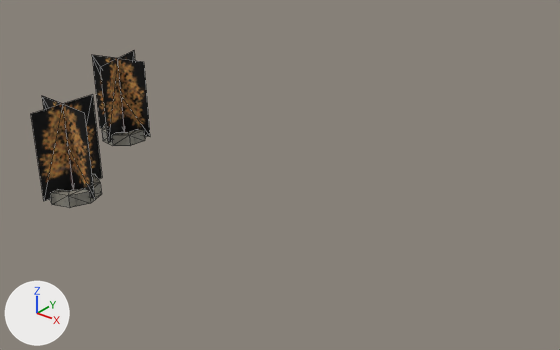
A saved change to the OBJ model examples/vehicle-playground/res/models/urban/procgen-procpain-tree-park-large-xm1zm3.obj.
The view is the same before and after, from a 50 mm lens placed at (37.1, -63.9, 28.1), pointed at (5.5, -24.4, 3.7). The lights are fixed; the arrows at lower left show +X, +Y and +Z. The picture after the commit comes second. Mesh edges are drawn as thin lines. Where no turn or scale is listed for an object, it has been applied to the vertices. Vertices at exactly the same position are counted once.

In view in the first picture: 'procgen-procpain-tree-park-large-xm1zm3'.
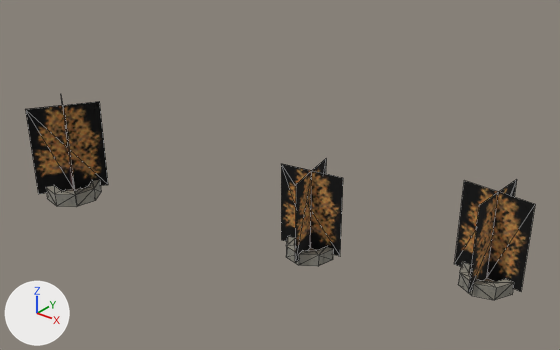
What differs and where, as boxes (x1, y1, x2, y2) in the pictures (560 x 350 px; the box of a moved part takes in the faces that stretch with it):
'procgen-procpain-tree-park-large-xm1zm3', reshaped (326% wider, 28% taller)
    before: (31, 50, 150, 208)
    after: (25, 98, 535, 300)
part 1 of me_procgen_procpain_tree_park_large_xm1zm3, moved or reshaped
    before: (92, 50, 150, 143)
    after: (281, 159, 343, 263)
part 2 of me_procgen_procpain_tree_park_large_xm1zm3, added
    after: (455, 179, 535, 293)
part 3 of me_procgen_procpain_tree_park_large_xm1zm3, moved or reshaped
    before: (49, 175, 101, 208)
    after: (286, 237, 333, 266)
part 4 of me_procgen_procpain_tree_park_large_xm1zm3, moved or reshaped
    before: (102, 124, 146, 146)
    after: (46, 180, 101, 207)
part 5 of me_procgen_procpain_tree_park_large_xm1zm3, added
    after: (458, 262, 514, 300)
part 6 of me_procgen_procpain_tree_park_large_xm1zm3, moved or reshaped
    before: (31, 95, 102, 201)
    after: (25, 98, 108, 203)

What the commit changed:
me_procgen_procpain_tree_park_large_xm1zm3 is used by ob_procgen_procpain_tree_park_large_xm1zm3; location (0.0, 0.0, 0.0).
me_procgen_procpain_tree_park_large_xm1zm3 had 84 vertices, 136 faces and spanned x -17.9..-6.8, y -34.2..-18.7, z 0.0..7.7.
me_procgen_procpain_tree_park_large_xm1zm3 now has 126 vertices, 204 faces and spans x -11.8..23.6, y -33.8..-20.5, z 0.0..7.5.
me_procgen_procpain_tree_park_large_xm1zm3 part 1: the loose piece of 10 vertices spanning x -17.9..-12.7, y -23.9..-18.7, z 0.5..7.6 is turned -5.9 degrees about the z axis through its middle and scaled by 0.833, then moved by (25.4, -5.6, -0.7).
me_procgen_procpain_tree_park_large_xm1zm3 part 2: the loose piece of 10 vertices spanning x -17.9..-12.7, y -23.9..-18.7, z 0.5..7.6 is copied, and the copy is turned -109.9 degrees about the z axis through its middle and scaled by 0.879, then moved by (36.5, -1.5, -0.5); it spans x 18.8..23.6, y -25.2..-20.5, z 0.5..6.6.
me_procgen_procpain_tree_park_large_xm1zm3 part 3: the loose piece of 32 vertices spanning x -11.7..-7.5, y -33.6..-29.4, z 0.0..1.0 is turned 12.9 degrees about the z axis through its middle and scaled by 0.822, then moved by (19.7, 4.6, -0.1).
me_procgen_procpain_tree_park_large_xm1zm3 part 4: the loose piece of 32 vertices spanning x -17.3..-13.3, y -23.3..-19.3, z 0.0..1.0 is turned 40.3 degrees about the z axis through its middle, then moved by (5.7, -10.2, 0.0).
me_procgen_procpain_tree_park_large_xm1zm3 part 5: the loose piece of 32 vertices spanning x -17.3..-13.3, y -23.3..-19.3, z 0.0..1.0 is copied, and the copy is turned -109.9 degrees about the z axis through its middle and scaled by 0.879, then moved by (36.5, -1.5, -0.1); it spans x 19.4..23.0, y -24.6..-21.0, z 0.0..0.9.
Part 6, on me_procgen_procpain_tree_park_large_xm1zm3:
9 vertices are removed from x -12.3..-6.8, y -34.2..-28.8, z 0.5..7.7.
8 faces are deleted.
4 vertices are added at (-11.8, -30.0, 0.5), (-7.3, -33.0, 0.5), (-11.0, -33.8, 0.5), (-8.1, -29.3, 0.5).
5 new vertices lie (0.0, 0.0, 7.0) away from vertices in x -11.8..-7.3, y -33.8..-29.3, z 0.5.
8 new faces join them, mat_treea (picture img_treea_png).
